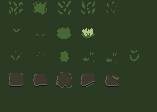
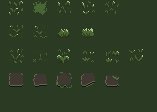
Layered file, before and after one edit (157×112). Changes by layer:
added layer "Capa 15" above "Capa 14" over box(8, 1, 143, 63)
hid "Capa 14" over box(8, 1, 143, 63)
hid "Capa 13" over box(8, 1, 143, 63)
painted on "BG" (1st of 2) over box(8, 1, 143, 63)
